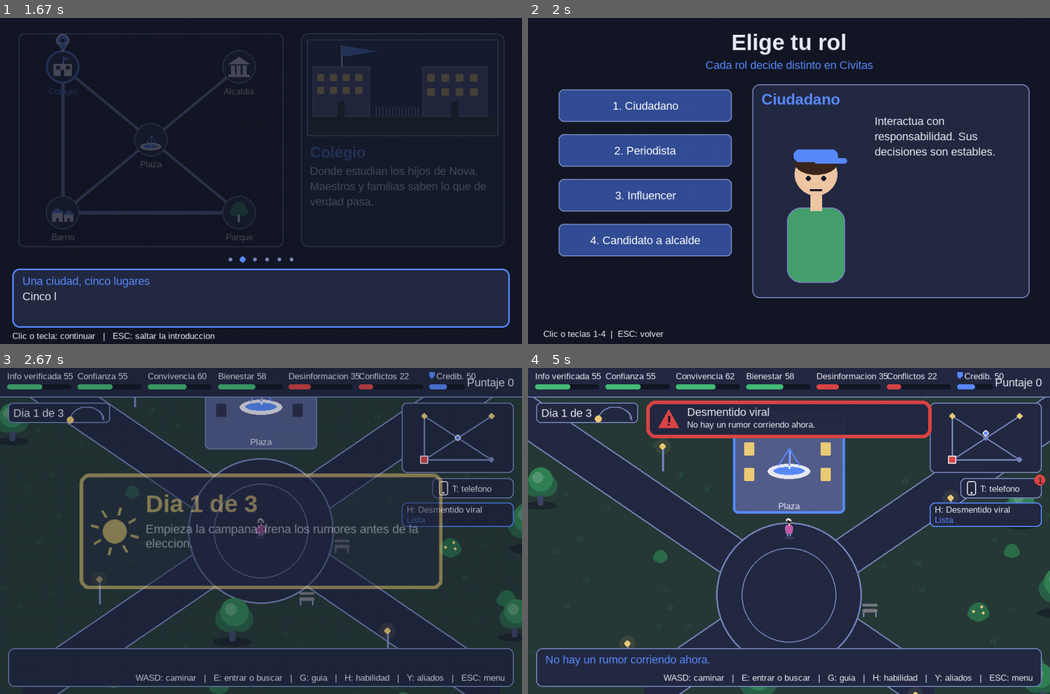
Above: before the commit, frames 1-4 (two rows, left to right).
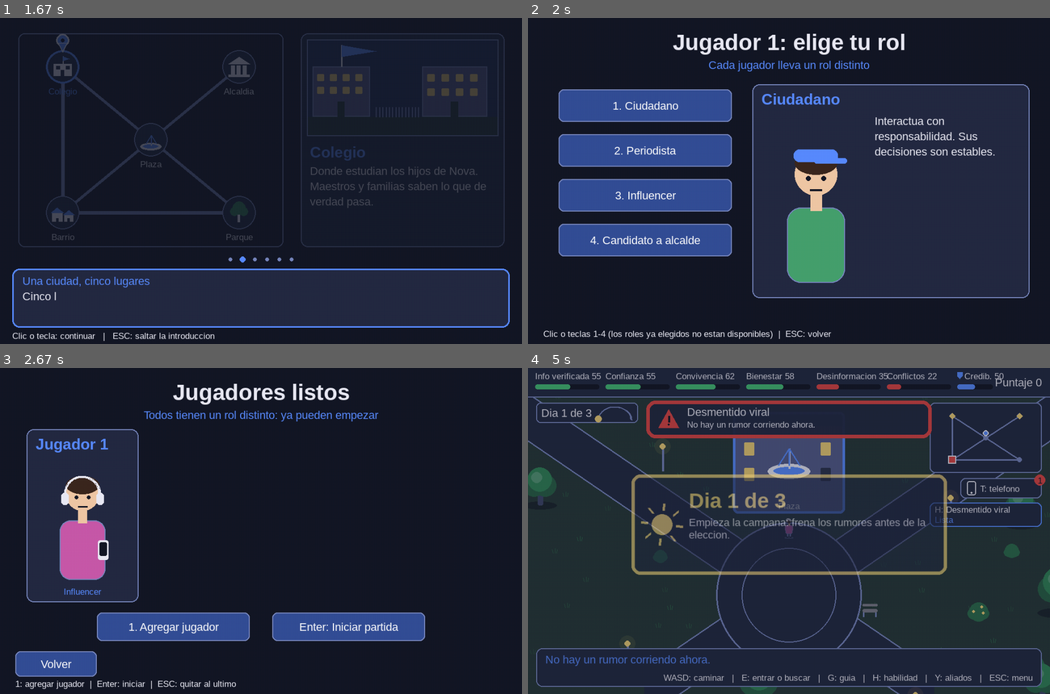
Above: after the commit, the same moments.

Repository: Jsvarela/POST-TRUTH
Game: pygame game, started from src/main.py
The game is run twice, just before and just after one commit, with the same random seed, the same clock (stepped at 60 frames per second) and the same inputs.
Inputs (mouse positions are in pixels of both pictures, inside the frame that each line leads up to):
- Up to frame 1 (1.67 s): tap Enter at 0.33, 0.67 s; tap 1 at 1 s
- Up to frame 2 (2 s): tap Esc at 1.83 s
- Up to frame 3 (2.67 s): click "3. Influencer" at 2.22 s; tap 1 at 2.5 s
- Up to frame 4 (5 s): tap Enter at 2.83 s; hold H 3.17-3.63 s; hold Up 3.17-3.63 s; move the mouse to (799, 420) at 3.2 s; hold Enter 3.67-4.13 s; hold Up 3.67-4.13 s; tap Y at 3.82 s; tap 1 at 4.17 s; hold H 4.5-4.97 s; hold Up 4.5-4.97 s; move the mouse to (789, 570) at 4.53 s

Frame 1 is identical in both runs. In frame 2, 2.1% of the frame differs, in the area x 15-73%, y 4-99%; in frame 3, 49%, in the area x 0-100%, y 1-100%; in frame 4, 16%.

Commit message:
Seleccion para varios jugadores: un rol elegido ya no se puede repetir y la partida inicia cuando todos tienen rol

Diff:
--- a/src/post_truth/controllers/mundo_state.py
+++ b/src/post_truth/controllers/mundo_state.py
@@ -76,7 +76,7 @@
     def al_entrar(self) -> None:
         if self.app.partida is None:
             self.app.partida = PartidaSesion.nueva_campana(
-                [self.personaje], load_trees(RUTA_EVENTOS), GrafoSocial.cargar(RUTA_GRAFO_SOCIAL),
+                getattr(self.app, "personajes", None) or [self.personaje], load_trees(RUTA_EVENTOS), GrafoSocial.cargar(RUTA_GRAFO_SOCIAL),
                 GrafoCiudad.cargar(RUTA_GRAFO_CIUDAD), self.rng, extendido=self.app.tiempo_extendido,
                 minijuegos=mj.cargar_lugares(RUTA_MINIJUEGOS))
             self._dia = -1
--- a/src/post_truth/controllers/seleccion_state.py
+++ b/src/post_truth/controllers/seleccion_state.py
@@ -1,14 +1,16 @@
-"""Controlador de la seleccion: primero el rol y luego el personaje."""
+"""Controlador de la seleccion: cada jugador elige un rol distinto y su personaje; la partida empieza cuando todos
+tienen rol (los roles ya elegidos no se pueden repetir)."""
 import pygame
 
 from post_truth.config import ALTO, px
 from post_truth.controllers.base_state import BaseState
 from post_truth.models import Role
 from post_truth.models.personaje import Genero, Personaje
+from post_truth.sesion import MAX_JUGADORES
 from post_truth.views.componentes import Boton, Panel
-from post_truth.views.seleccion_view import dibujar_seleccion
+from post_truth.views.seleccion_view import dibujar_etiquetas, dibujar_seleccion
 
-FASE_ROL, FASE_GENERO = "rol", "genero"
+FASE_ROL, FASE_GENERO, FASE_LISTO = "rol", "genero", "listo"
 ATAJOS = [pygame.K_1, pygame.K_2, pygame.K_3, pygame.K_4]
 
 
@@ -17,21 +19,34 @@
         super().__init__(app)
         self.fase = FASE_ROL
         self.rol: Role | None = None
+        self.elegidos: list[Personaje] = []
         self.botones: list[Boton] = []
         self._construir()
 
     def al_entrar(self) -> None:
-        self.fase, self.rol = FASE_ROL, None
+        self.fase, self.rol, self.elegidos = FASE_ROL, None, []
         self._construir()
+
+    @property
+    def tomados(self) -> dict[Role, int]:
+        """Rol -> numero del jugador que ya lo eligio."""
+        return {p.rol: i + 1 for i, p in enumerate(self.elegidos)}
+
+    @property
+    def puede_agregar(self) -> bool:
+        return len(self.elegidos) < min(MAX_JUGADORES, len(Role))
 
     def _construir(self) -> None:
         if self.fase == FASE_ROL:
-            self.botones = [
-                Boton(pygame.Rect(px(60), px(140 + i * 88), px(340), px(64)), f"{i + 1}. {rol.value}",
-                      lambda r=rol: self._elegir_rol(r), atajo=ATAJOS[i])
-                for i, rol in enumerate(Role)
-            ]
-        else:
+            tomados = self.tomados
+            self.botones = []
+            for i, rol in enumerate(Role):
+                texto = f"{i + 1}. {rol.value}" + (f" (J{tomados[rol]})" if rol in tomados else "")
+                b = Boton(pygame.Rect(px(60), px(140 + i * 88), px(340), px(64)), texto,
+                          lambda r=rol: self._elegir_rol(r), atajo=ATAJOS[i])
+                b.habilitado = rol not in tomados   # un rol por jugador
+                self.botones.append(b)
+        elif self.fase == FASE_GENERO:
             self.botones = [
                 Boton(pygame.Rect(px(190), px(450), px(240), px(56)), "1. Hombre",
                       lambda: self._elegir_genero(Genero.HOMBRE), atajo=pygame.K_1),
@@ -39,23 +54,55 @@
                       lambda: self._elegir_genero(Genero.MUJER), atajo=pygame.K_2),
                 Boton(pygame.Rect(px(30), ALTO - px(84), px(160), px(50)), "Volver", self._volver),
             ]
+        else:
+            agregar = Boton(pygame.Rect(px(190), px(480), px(300), px(56)), "1. Agregar jugador",
+                            self._agregar, atajo=pygame.K_1)
+            agregar.habilitado = self.puede_agregar
+            self.botones = [
+                agregar,
+                Boton(pygame.Rect(px(534), px(480), px(300), px(56)), "Enter: Iniciar partida", self._iniciar,
+                      atajo=pygame.K_RETURN),
+                Boton(pygame.Rect(px(30), ALTO - px(84), px(160), px(50)), "Volver", self._volver),
+            ]
 
     def _elegir_rol(self, rol: Role) -> None:
+        if rol in self.tomados:
+            return
         self.rol, self.fase = rol, FASE_GENERO
         self._construir()
 
     def _elegir_genero(self, genero: Genero) -> None:
         assert self.rol is not None
-        self.app.personaje = Personaje(self.rol, genero)
+        self.elegidos.append(Personaje(self.rol, genero))
+        self.rol, self.fase = None, FASE_LISTO
+        self._construir()
+
+    def _agregar(self) -> None:
+        if self.puede_agregar:
+            self.fase = FASE_ROL
+            self._construir()
+
+    def _iniciar(self) -> None:
+        if not self.elegidos or len(self.tomados) != len(self.elegidos):   # todos con un rol distinto
+            return
+        self.app.personajes = list(self.elegidos)
+        self.app.personaje = self.elegidos[0]
         self.app.partida = None
         self.app.estados.cambiar(self.app.flujo)
 
     def _volver(self) -> None:
         if self.fase == FASE_GENERO:
             self.fase, self.rol = FASE_ROL, None
-            self._construir()
+        elif self.fase == FASE_LISTO:            # se quita al ultimo jugador
+            self.elegidos.pop()
+            if not self.elegidos:
+                self.fase = FASE_ROL
+        elif self.elegidos:                      # cancela agregar otro jugador
+            self.fase = FASE_LISTO
         else:
             self.app.estados.cambiar("menu")
+            return
+        self._construir()
 
     def handle_event(self, event: pygame.event.Event) -> None:
         if event.type == pygame.KEYDOWN and event.key == pygame.K_ESCAPE:
@@ -70,17 +117,19 @@
 
     def draw(self, pantalla: pygame.Surface) -> None:
         fuentes, tema = self.app.fuentes, self.app.temas.actual
+        jugador = len(self.elegidos) + 1
         if self.fase == FASE_ROL:
-            idx = next((i for i, b in enumerate(self.botones) if b.hover), 0)
+            libres = [i for i, b in enumerate(self.botones) if b.habilitado]
+            idx = next((i for i, b in enumerate(self.botones) if b.hover), libres[0] if libres else 0)
             rol = list(Role)[idx]
             panel = Panel(pygame.Rect(px(440), px(130), px(544), px(420)), rol.value)
             ejemplo = Personaje(rol, Genero.HOMBRE)
             dibujar_seleccion(
-                pantalla, fuentes, tema, "Elige tu rol", "Cada rol decide distinto en Civitas",
+                pantalla, fuentes, tema, f"Jugador {jugador}: elige tu rol", "Cada jugador lleva un rol distinto",
                 [panel], [(ejemplo, pygame.Rect(px(470), px(190), px(190), px(330)))],
                 (pygame.Rect(px(680), px(190), px(280), px(300)), ejemplo.descripcion_rol),
-                self.botones, "Clic o teclas 1-4  |  ESC: volver")
-        else:
+                self.botones, "Clic o teclas 1-4 (los roles ya elegidos no estan disponibles)  |  ESC: volver")
+        elif self.fase == FASE_GENERO:
             assert self.rol is not None
             paneles = [Panel(pygame.Rect(px(130), px(130), px(360), px(400))),
                        Panel(pygame.Rect(px(534), px(130), px(360), px(400)))]
@@ -89,5 +138,16 @@
                 (Personaje(self.rol, Genero.MUJER), pygame.Rect(px(564), px(150), px(300), px(290))),
             ]
             dibujar_seleccion(
-                pantalla, fuentes, tema, "Elige tu personaje", f"Rol: {self.rol.value}",
+                pantalla, fuentes, tema, f"Jugador {jugador}: elige tu personaje", f"Rol: {self.rol.value}",
                 paneles, previas, None, self.botones, "Clic o teclas 1-2  |  ESC: volver")
+        else:
+            paneles, previas, etiquetas = [], [], []
+            for i, p in enumerate(self.elegidos):
+                caja = pygame.Rect(px(52) + i * px(230), px(120), px(220), px(340))
+                paneles.append(Panel(caja, f"Jugador {i + 1}"))
+                previas.append((p, pygame.Rect(caja.x + px(30), caja.y + px(56), px(160), px(240))))
+                etiquetas.append((p.rol.value, (caja.centerx, caja.bottom - px(22))))
+            dibujar_seleccion(
+                pantalla, fuentes, tema, "Jugadores listos", "Todos tienen un rol distinto: ya pueden empezar",
+                paneles, previas, None, self.botones, "1: agregar jugador  |  Enter: iniciar  |  ESC: quitar al ultimo")
+            dibujar_etiquetas(pantalla, fuentes, tema, etiquetas)
--- a/src/post_truth/pygame_app.py
+++ b/src/post_truth/pygame_app.py
@@ -32,6 +32,7 @@
         self.corriendo = True
         self.intro_vista = False
         self.personaje: Personaje | None = None
+        self.personajes: list[Personaje] = []   # todos los jugadores, cada uno con un rol distinto
         self.flujo = FLUJO
         self.partida = None
         self.tiempo_extendido = False   # accesibilidad: dias y relojes x1.5 (X en el menu)
--- a/src/post_truth/sesion.py
+++ b/src/post_truth/sesion.py
@@ -189,6 +189,8 @@
     def nueva(cls, personajes: Sequence[Personaje], arboles: list[DecisionTree], grafo: GrafoSocial,
               mapa: GrafoCiudad, rng: random.Random) -> "PartidaSesion":
         _validar_cantidad(len(personajes))
+        if len({p.rol for p in personajes}) != len(personajes):
+            raise ValueError("Cada jugador necesita un rol distinto")
         jugadores = []
         for i, personaje in enumerate(personajes):
             id = JUGADOR if i == 0 else f"{JUGADOR}{i + 1}"
--- a/src/post_truth/views/seleccion_view.py
+++ b/src/post_truth/views/seleccion_view.py
@@ -29,3 +29,10 @@
     for boton in botones:
         boton.draw(pantalla, fuentes.normal, tema)
     pantalla.blit(fuentes.chica.render(pie, True, tema.texto), (px(30), pantalla.get_height() - px(30)))
+
+
+def dibujar_etiquetas(pantalla: pygame.Surface, fuentes: Fuentes, tema: Tema,
+                      etiquetas: list[tuple[str, tuple[int, int]]]) -> None:
+    for texto, centro in etiquetas:
+        img = fuentes.chica.render(texto, True, tema.acento)
+        pantalla.blit(img, img.get_rect(center=centro))
Not shown, changed: README.md
